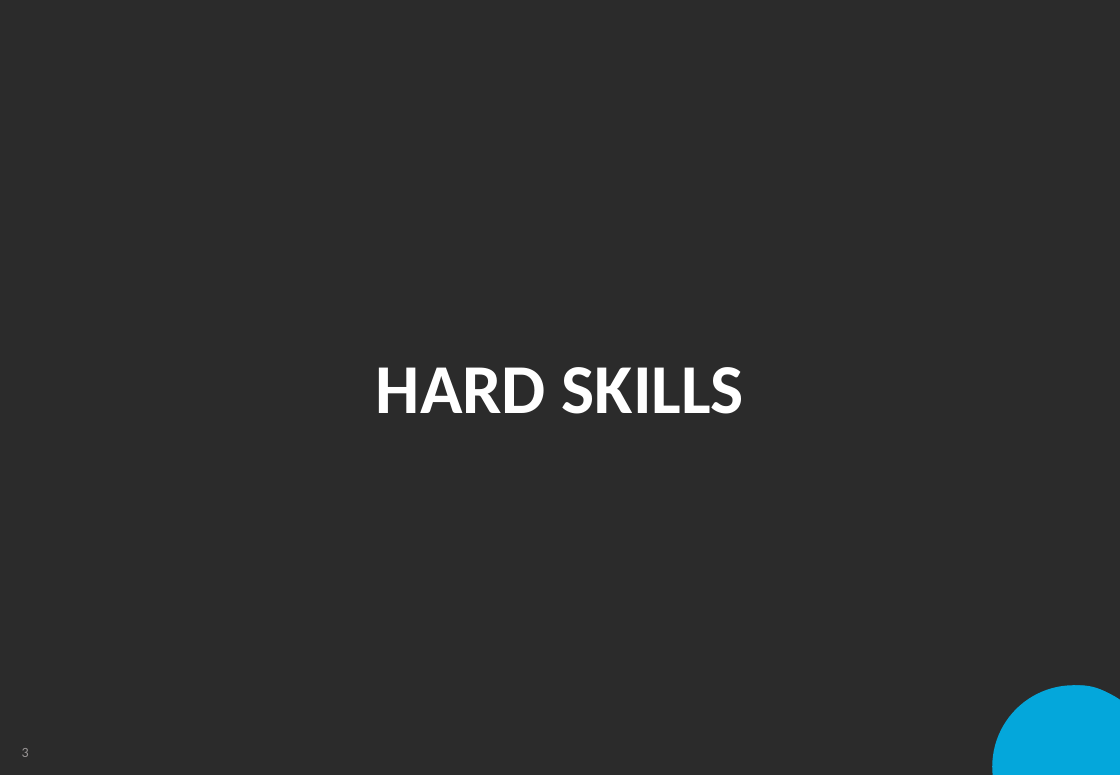
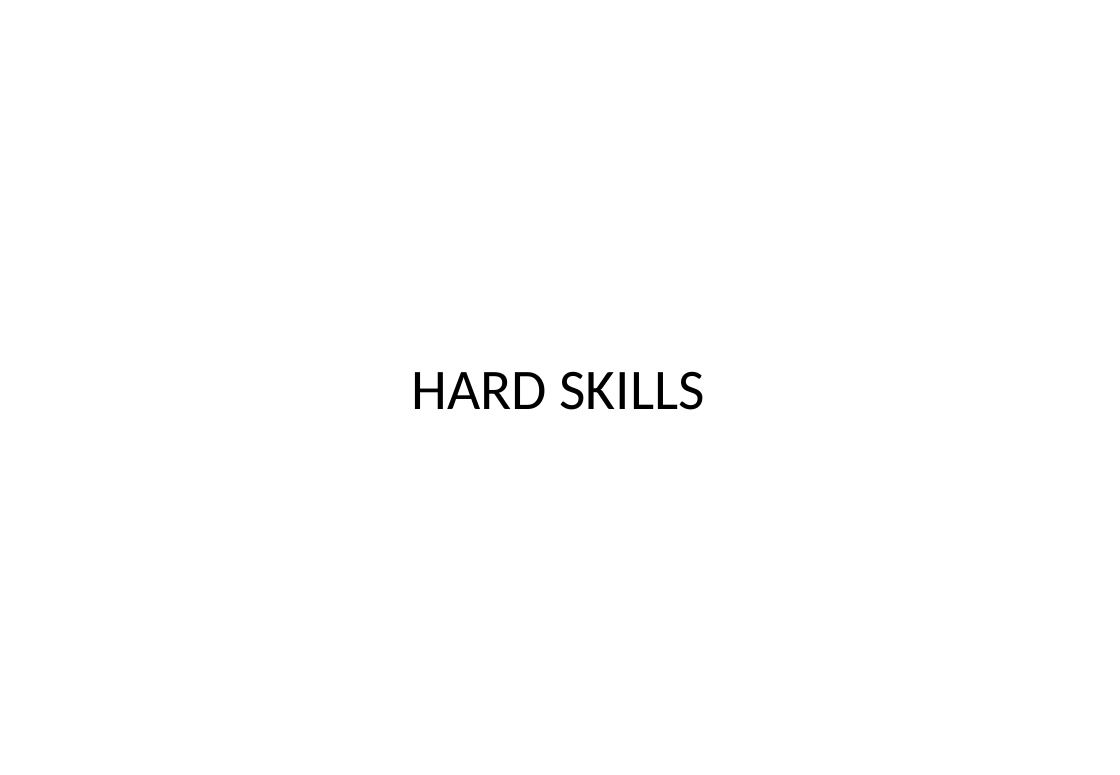
Before and after one commit to RossMerr/md, a slide deck: slide 2 of team/HR & Development/IT Skills Assessment.pptx (slide 3 before the commit). Drawn at 1120x775 pixels with LibreOffice and Linux fonts; fonts in the diff are those of the drawing; background and template pictures are left out; a plain dark background stands for a picture behind light text. Boxes give left, top, right and bottom in pixels: in the first picture for what was removed or moved away, otherwise in the second. Text is boxed around its words. In the diff, an @@ line names an element or a change of style, - is before the commit and + after.

```diff
--- a/team/HR & Development/IT Skills Assessment.pptx
+++ b/team/HR & Development/IT Skills Assessment.pptx
@@ background picture (left out) to #FFFFFF @@
@@ text "HARD SKILLS": place and size @@
-text "HARD SKILLS" at <box>376,367,744,414</box>
+text "HARD SKILLS" at <box>411,371,705,410</box>
@@ text "HARD SKILLS" at <box>411,371,705,410</box>: size 48.8 to 40 pt, text colour #FFFFFF to #000000, bold off; alignment centre to left; line spacing 0.9 to 1; less space between paragraphs; vertical alignment middle to top @@
@@ ellipse removed at <box>993,686,1120,775</box> @@
@@ ellipse removed at <box>1015,686,1120,775</box> @@
@@ page number removed at <box>22,748,29,757</box> @@
-3
```
Also in this commit, not shown: 19 other slides changed, 3 slides removed, 2 other files.
